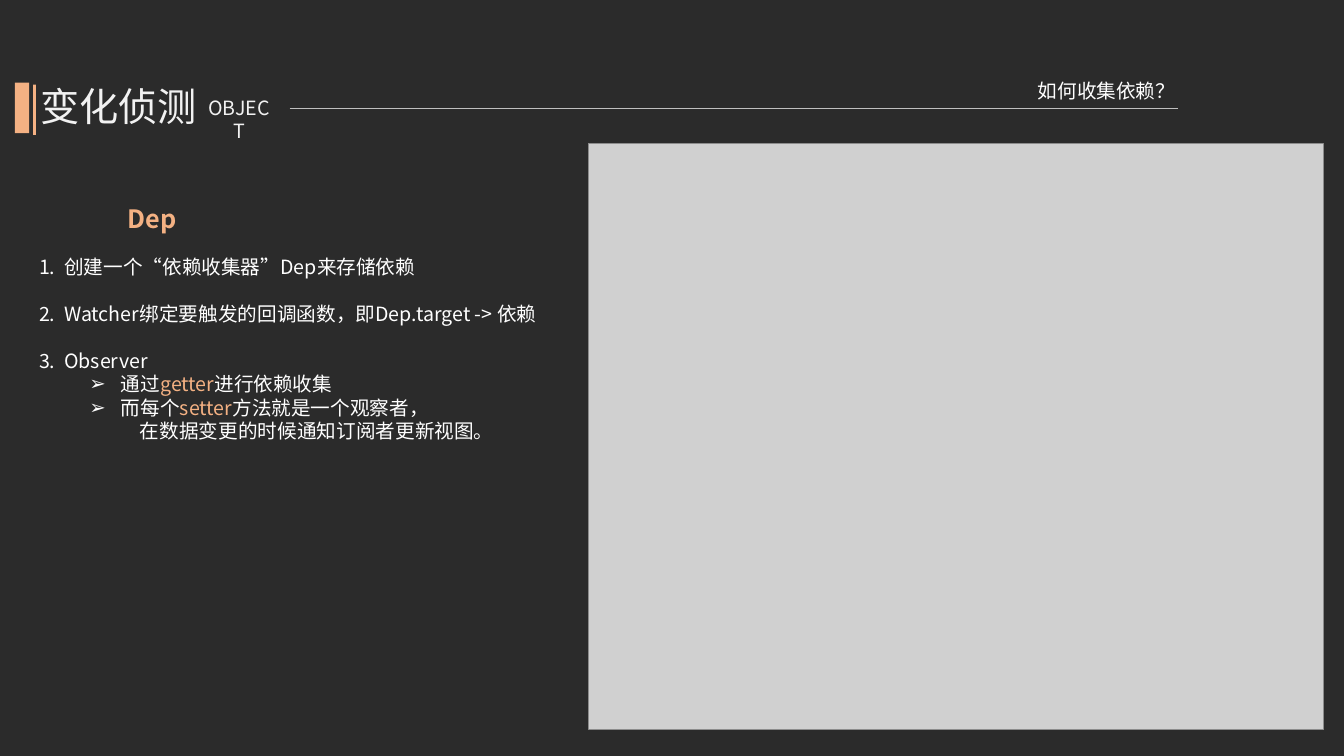
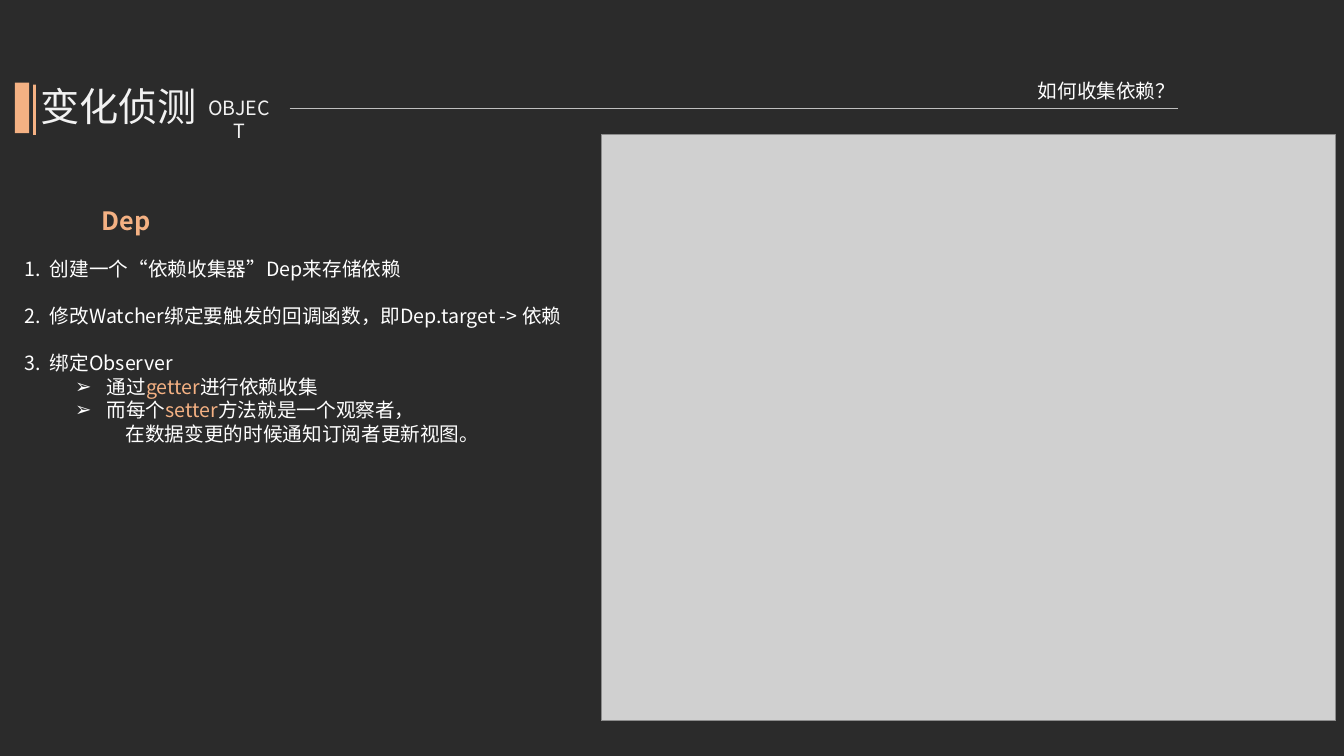
Before and after one commit to kcikkick/mvvm-demo, a slide deck: slide 21 of ppt/mvvm-demo.pptx. Drawn at 1344x756 pixels with LibreOffice and Linux fonts; fonts in the diff are those of the drawing; grey boxes stand for pictures; background and template pictures are left out; a plain dark background stands for a picture behind light text. Boxes give left, top, right and bottom in pixels: in the first picture for what was removed or moved away, otherwise in the second. Text is boxed around its words. In the diff, an @@ line names an element or a change of style, - is before the commit and + after.

```diff
--- a/ppt/mvvm-demo.pptx
+++ b/ppt/mvvm-demo.pptx
@@ picture: place and size @@
-picture at (589,144,1324,730)
+picture at (601,135,1336,721)
@@ text "Dep": place and size @@
-text "Dep" at (128,209,177,234)
+text "Dep" at (101,211,150,236)
@@ text "1. 创建一个“依赖收集器”Dep来存储依赖": place and size @@
-text "1. 创建一个“依赖收集器”Dep来存储依赖" at (39,257,536,440)
+text "1. 创建一个“依赖收集器”Dep来存储依赖" at (25,259,561,443)
@@ text at (25,306,561,372): text changed @@
-2. Watcher绑定要触发的回调函数，即Dep.target -> 依赖
-3. Observer
+2. 修改Watcher绑定要触发的回调函数，即Dep.target -> 依赖
+3. 绑定Observer
```
Also in this commit, not shown: 18 other slides changed, 4 slides added, 4 slides removed, 1 other file.
